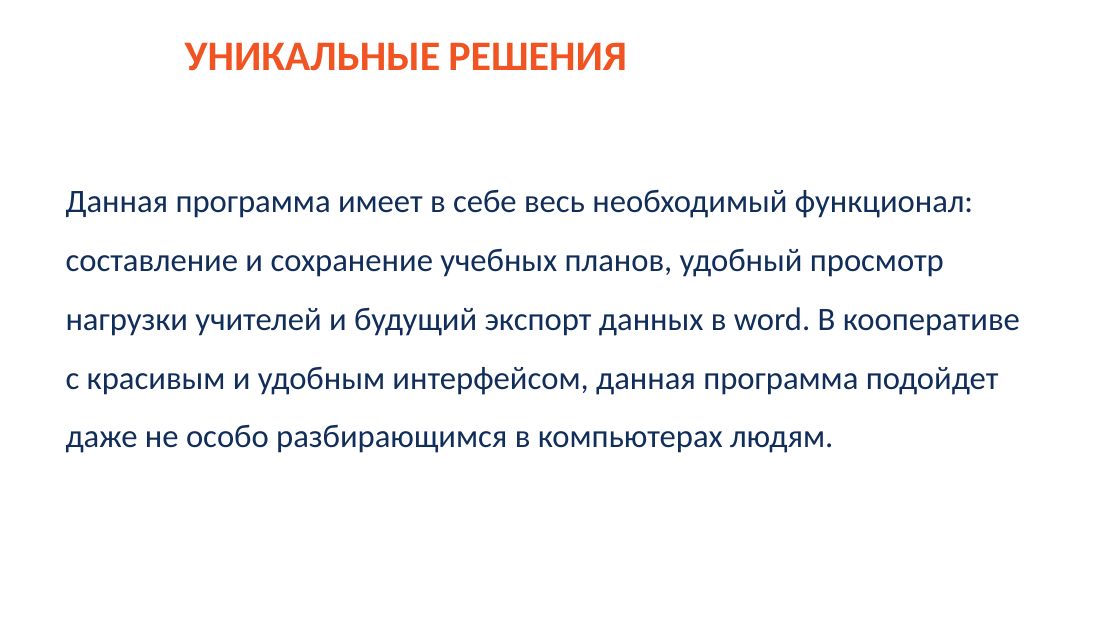
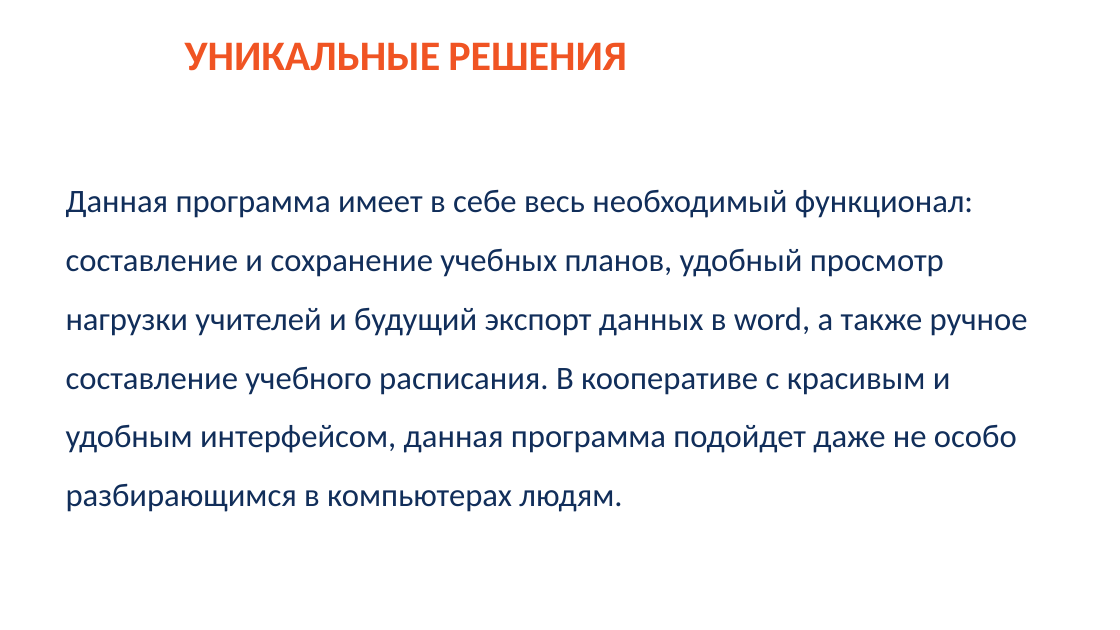
Before and after one commit to saaasssska/helper_by_school, a slide deck: slide 5 of Documentation/проект.pptx. Drawn at 1120x630 pixels with LibreOffice and Linux fonts; fonts in the diff are those of the drawing; background and template pictures are left out. Boxes give left, top, right and bottom in pixels: in the first picture for what was removed or moved away, otherwise in the second. Text is boxed around its words. In the diff, an @@ line names an element or a change of style, - is before the commit and + after.

```diff
--- a/Documentation/проект.pptx
+++ b/Documentation/проект.pptx
@@ text at (x1=66, y1=189, x2=1028, y2=512): text changed @@
-Данная программа имеет в себе весь необходимый функционал: составление и сохранение учебных планов, удобный просмотр нагрузки учителей и будущий экспорт данных в word. В кооперативе с красивым и удобным интерфейсом, данная программа подойдет даже не особо разбирающимся в компьютерах людям.
+Данная программа имеет в себе весь необходимый функционал: составление и сохранение учебных планов, удобный просмотр нагрузки учителей и будущий экспорт данных в word, а также ручное составление учебного расписания. В кооперативе с красивым и удобным интерфейсом, данная программа подойдет даже не особо разбирающимся в компьютерах людям.
```
Also in this commit, not shown: 5 other slides changed, 14 other files.
